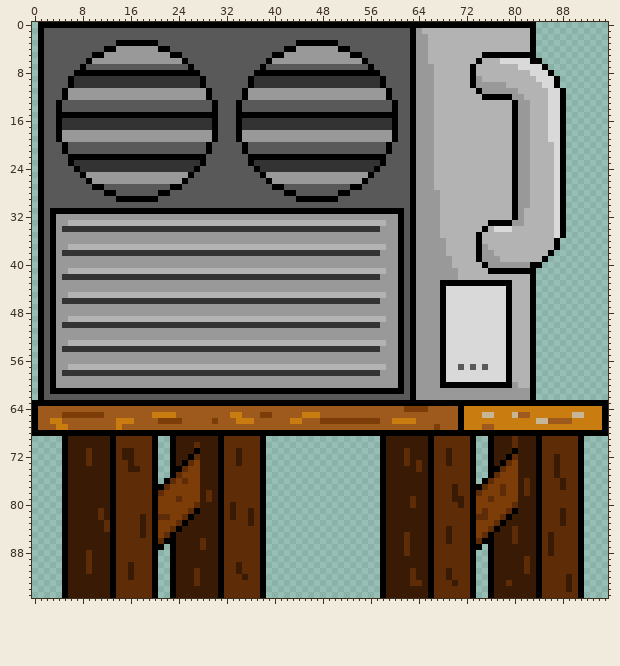
File history of a pixel-art file, Art/Level 1/Tiles/T12_large_air_vent/T12_large_air_vent.aseprite. The picture above is the old version.
96x96 pixels, 1 frame. Colours within 5 levels of each other are drawn and written as one.
And afterwards:
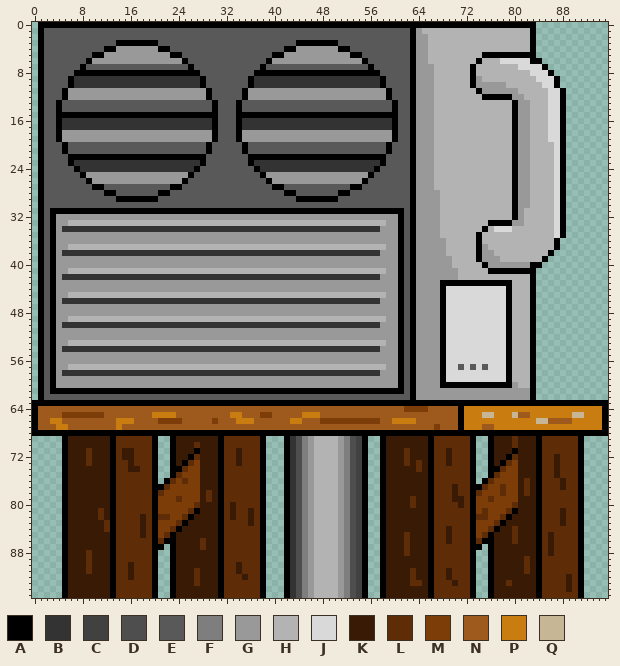
Palette (. is transparent): A #000000  B #333333  C #414141  D #4e4e4e  E #595959  F #7e7e7e  G #999999  H #b3b3b3  J #d9d9d9  K #381a05  L #5e2d08  M #7d3d09  N #9e591c  P #c97c10  Q #c7b695
Log entry: Modifed tile Fixed the sprite for the large air vent
Diff:
{"y":69,"x":42,"old":"..............","new":"ABDFGHHHHGFDCA"}
{"y":70,"x":42,"old":"..............","new":"ABDFGHHHHGFDCA"}
{"y":71,"x":42,"old":"..............","new":"ABDFGHHHHGFDCA"}
{"y":72,"x":42,"old":"..............","new":"ABDFGHHHHGFDCA"}
{"y":73,"x":42,"old":"..............","new":"ABDFGHHHHGFDCA"}
{"y":74,"x":42,"old":"..............","new":"ABDFGHHHHGFDCA"}
{"y":75,"x":42,"old":"..............","new":"ABDFGHHHHGFDCA"}
{"y":76,"x":42,"old":"..............","new":"ABDFGHHHHGFDCA"}
{"y":77,"x":42,"old":"..............","new":"ABDFGHHHHGFDCA"}
{"y":78,"x":42,"old":"..............","new":"ABDFGHHHHGFDCA"}
{"y":79,"x":42,"old":"..............","new":"ABDFGHHHHGFDCA"}
{"y":80,"x":42,"old":"..............","new":"ABDFGHHHHGFDCA"}
{"y":81,"x":42,"old":"..............","new":"ABDFGHHHHGFDCA"}
{"y":82,"x":42,"old":"..............","new":"ABDFGHHHHGFDCA"}
{"y":83,"x":42,"old":"..............","new":"ABDFGHHHHGFDCA"}
{"y":84,"x":42,"old":"..............","new":"ABDFGHHHHGFDCA"}
{"y":85,"x":42,"old":"..............","new":"ABDFGHHHHGFDCA"}
{"y":86,"x":42,"old":"..............","new":"ABDFGHHHHGFDCA"}
{"y":87,"x":42,"old":"..............","new":"ABDFGHHHHGFDCA"}
{"y":88,"x":42,"old":"..............","new":"ABDFGHHHHGFDCA"}
{"y":89,"x":42,"old":"..............","new":"ABDFGHHHHGFDCA"}
{"y":90,"x":42,"old":"..............","new":"ABDFGHHHHGFDCA"}
{"y":91,"x":42,"old":"..............","new":"ABDFGHHHHGFDCA"}
{"y":92,"x":42,"old":"..............","new":"ABDFGHHHHGFDCA"}
{"y":93,"x":42,"old":"..............","new":"ABDFGHHHHGFDCA"}
{"y":94,"x":42,"old":"..............","new":"ABDFGHHHHGFDCA"}
{"y":95,"x":42,"old":"..............","new":"ABDFGHHHHGFDCA"}
{"label":"added","picture_box":[284,436,368,598]}
